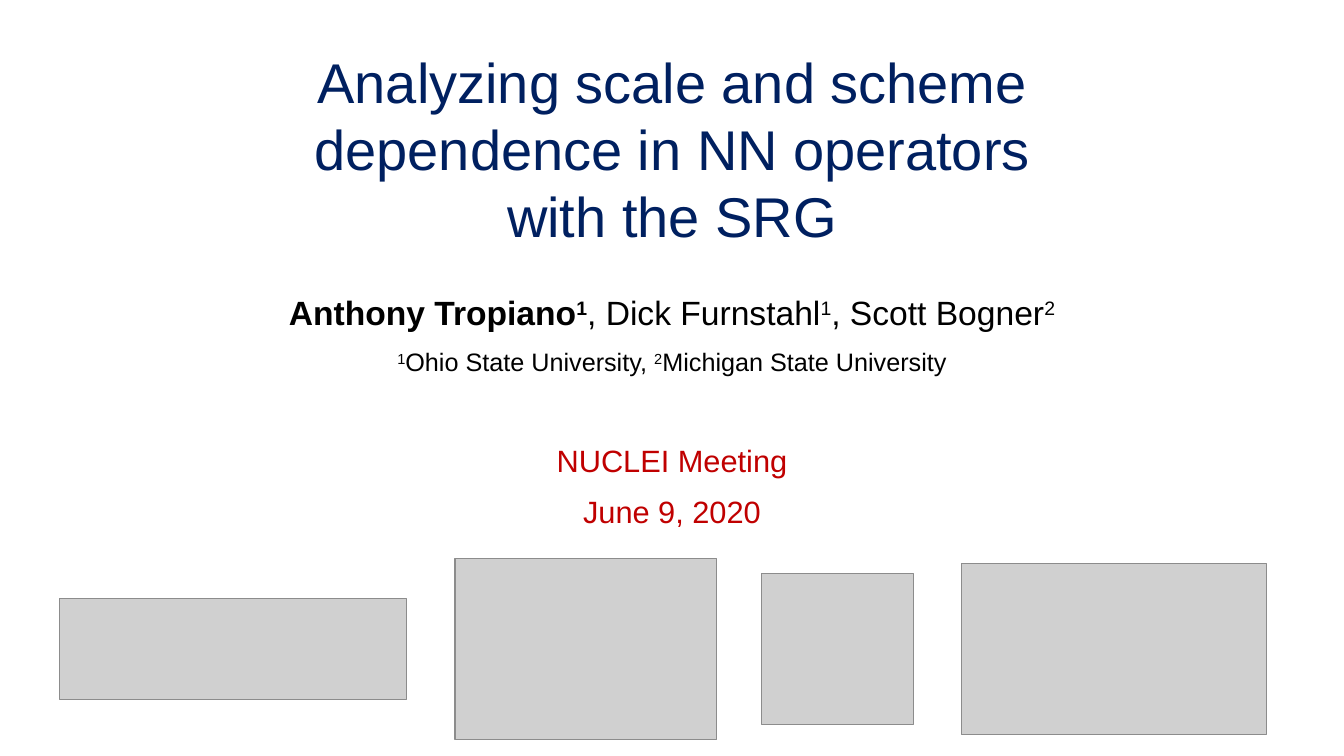
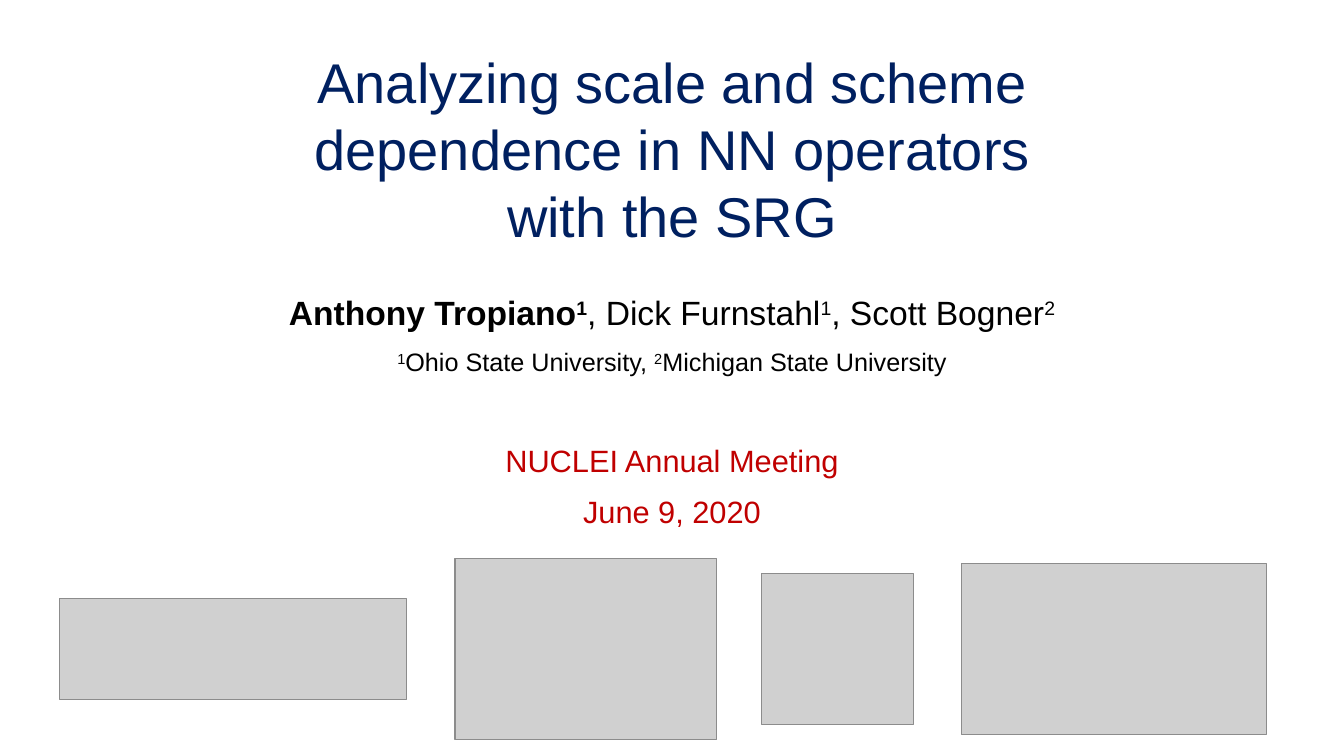
Before and after one commit to tropiano4/tropiano-srg, a slide deck: slide 1 of Presentations/NUCLEI_June2020/tropiano_nuclei_2020.pptx. Drawn at 1344x756 pixels with LibreOffice and Linux fonts; fonts in the diff are those of the drawing; grey boxes stand for pictures. Boxes give left, top, right and bottom in pixels: in the first picture for what was removed or moved away, otherwise in the second. Text is boxed around its words. In the diff, an @@ line names an element or a change of style, - is before the commit and + after.

```diff
--- a/Presentations/NUCLEI_June2020/tropiano_nuclei_2020.pptx
+++ b/Presentations/NUCLEI_June2020/tropiano_nuclei_2020.pptx
@@ subtitle at [505, 449, 838, 478]: text changed @@
-NUCLEI Meeting
+NUCLEI Annual Meeting
```
Also in this commit, not shown: 4 other slides changed, 1 slide added, 2 slides removed.
